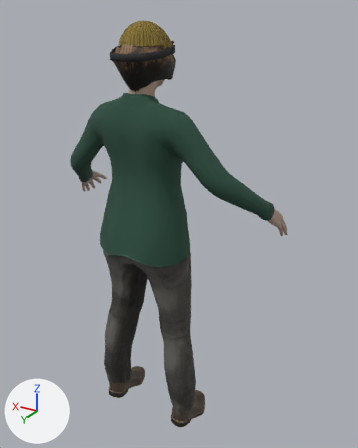
The glTF model packages/kit/people/assets/d-woods.glb as it was, and as the next commit left it.
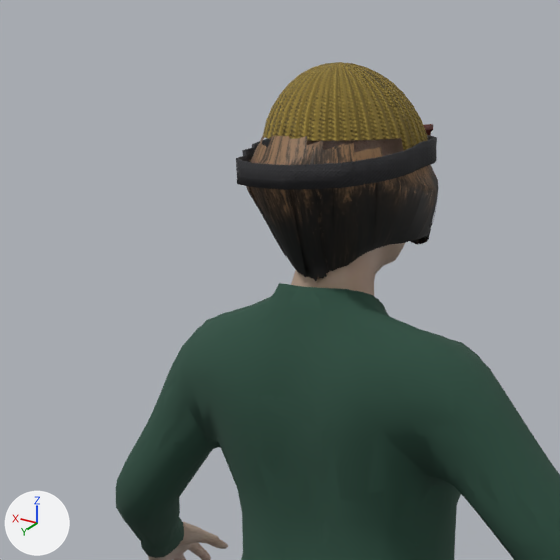
There are two pictures of each version: one whole from a camera (50 mm lens) standing at (-1.099, 1.526, 1.777) and looking at (-0.072, -0.185, 0.922), one close up on the part from 9% to 60% of the width and 0% to 41% of the height. Arrows for +X, +Y and +Z are at lower left; the lights stay in place. The first two pictures are the older version. Vertices at exactly the same position are counted once.

The first close-up shows 'LOD0.beanie', 'LOD0.body', 'LOD0.fleece', 'LOD0.hair', 'LOD0.headband', 'LOD1.beanie', 'LOD1.body', 'LOD1.fleece', 'LOD1.hair', 'LOD1.headband' and 1 more.
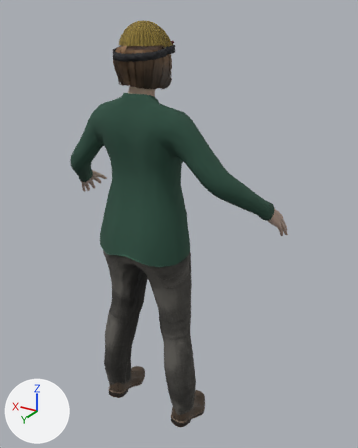
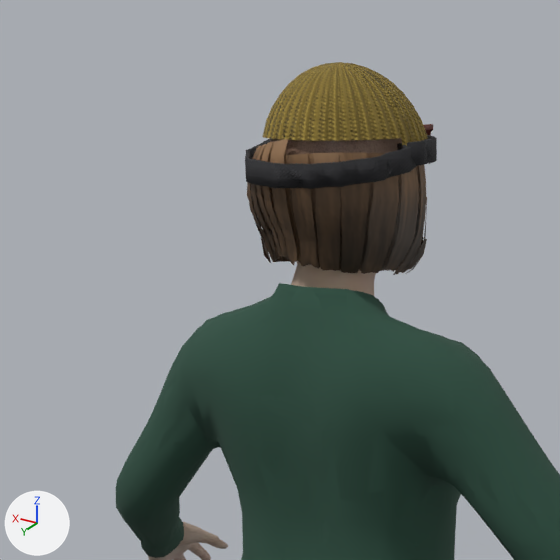
Where the change shows, as pixel boxes (x1, y1, x2, y2) in the close-ups (560 x 560 px; the box of a moved part takes in the faces that stretch with it):
'LOD0.hair', surface changed, reshaped (7% narrower, 7% shorter)
    before: (246, 136, 439, 280)
    after: (248, 139, 427, 273)
'LOD1.hair', surface changed, reshaped (7% narrower, 8% shorter)
    before: (246, 136, 439, 281)
    after: (247, 142, 427, 275)
part 1 of me_bob01, rebuilt (10% narrower, 8% shorter)
    before: (250, 136, 436, 278)
    after: (253, 142, 421, 273)
part 2 of me_bob01, rebuilt
    before: (333, 147, 359, 268)
    after: (339, 153, 369, 273)
part 3 of me_bob01, rebuilt (36% narrower, 11% shorter)
    before: (263, 136, 306, 275)
    after: (270, 139, 297, 262)
part 4 of me_bob01, rebuilt
    before: (370, 147, 401, 251)
    after: (362, 175, 399, 266)
part 5 of me_bob01, rebuilt
    before: (323, 150, 338, 271)
    after: (313, 153, 341, 257)
part 6 of me_bob01, rebuilt
    before: (296, 147, 327, 280)
    after: (291, 155, 317, 253)
part 7 of me_bob01, reshaped
    before: (246, 148, 287, 258)
    after: (248, 142, 286, 261)
part 8 of me_bob01, moved or reshaped
    before: (415, 179, 439, 240)
    after: (386, 166, 427, 272)
part 9 of me_bob01_001, rebuilt (9% narrower, 10% shorter)
    before: (249, 136, 436, 281)
    after: (251, 142, 422, 273)
part 10 of me_bob01_001, rebuilt
    before: (387, 170, 435, 244)
    after: (385, 167, 419, 271)
part 11 of me_bob01_001, rebuilt
    before: (264, 136, 306, 278)
    after: (271, 153, 297, 265)
part 12 of me_bob01_001, rebuilt
    before: (333, 143, 359, 268)
    after: (341, 183, 370, 273)
part 13 of me_bob01_001, rebuilt (9% narrower, 7% shorter)
    before: (295, 146, 326, 268)
    after: (289, 154, 317, 267)
part 14 of me_bob01_001, rebuilt (26% wider, 22% taller)
    before: (371, 149, 401, 248)
    after: (361, 153, 399, 274)
part 15 of me_bob01_001, rebuilt
    before: (323, 148, 339, 270)
    after: (315, 155, 341, 271)
part 16 of me_bob01_001, deleted (mostly hidden)
    before: (422, 178, 439, 239)
part 17 of me_bob01_001, reshaped
    before: (246, 136, 286, 256)
    after: (247, 142, 287, 263)
part 18 of me_bob01_001, moved or reshaped
    before: (426, 177, 438, 235)
    after: (393, 165, 427, 275)

The change, as a list of edits to the scene's bpy script:
```text
Change mat_hair:
    where n5 = _N.new('ShaderNodeTexImage'); n5.name = 'Image Texture'
    n5.image: img_bob01_diffuse -> img_bob02_diffuse
Change me_bob01:
    remove me_bob01.from_pydata(...)  # 2629 vertices, 4085 faces; spans x -0.114..0.101, y -0.184..0.072, z 1.501..1.67
    add me_bob01.from_pydata(...)  # 754 vertices, 900 faces; spans x -0.096..0.098, y -0.142..0.057, z 1.498..1.666
    me_bob01 part 1: the loose piece of 1613 vertices spanning x -0.114..0.097, y -0.182..0.07, z 1.502..1.67 is rebuilt with 300 vertices and now spans x -0.091..0.094, y -0.138..0.054, z 1.501..1.666
    me_bob01 part 2: the loose piece of 76 vertices spanning x -0.077..-0.032, y -0.016..0.046, z 1.519..1.662 is rebuilt with 16 vertices and now spans x -0.083..-0.035, y -0.008..0.036, z 1.514..1.653
    me_bob01 part 3: the loose piece of 57 vertices spanning x -0.01..0.025, y 0.01..0.072, z 1.504..1.669 is rebuilt with 18 vertices and now spans x -0.001..0.025, y 0.028..0.057, z 1.521..1.666
    me_bob01 part 4: the loose piece of 53 vertices spanning x -0.105..-0.055, y -0.044..0.004, z 1.536..1.657 is rebuilt with 16 vertices and now spans x -0.095..-0.053, y -0.038..0.005, z 1.51..1.652
    me_bob01 part 5: the loose piece of 38 vertices spanning x -0.056..-0.026, y 0.0..0.051, z 1.514..1.658 is rebuilt with 16 vertices and now spans x -0.062..-0.018, y 0.01..0.051, z 1.515..1.653
    me_bob01 part 6: the loose piece of 36 vertices spanning x -0.039..-0.006, y 0.008..0.069, z 1.501..1.659 is rebuilt with 16 vertices and now spans x -0.033..0.003, y 0.023..0.055, z 1.517..1.652
    me_bob01 part 7: 70 vertices removed from x 0.044..0.087, y -0.016..0.062, z 1.526..1.667; 190 vertices added at x 0.02..0.098, y -0.13..0.055, z 1.502..1.663
    me_bob01 part 8: 87 vertices removed from x -0.109..-0.074, y -0.139..-0.085, z 1.545..1.639; 92 vertices added at x -0.096..-0.043, y -0.142..-0.037, z 1.498..1.647
    other edits to the shape of me_bob01 do not show in these pictures
Change me_bob01_001:
    remove me_bob01_001.from_pydata(...)  # 1284 vertices, 1650 faces; spans x -0.114..0.101, y -0.184..0.072, z 1.501..1.67
    add me_bob01_001.from_pydata(...)  # 384 vertices, 360 faces; spans x -0.097..0.098, y -0.142..0.058, z 1.498..1.666
    me_bob01_001 part 9: the loose piece of 525 vertices spanning x -0.113..0.097, y -0.182..0.07, z 1.502..1.67 is rebuilt with 101 vertices and now spans x -0.09..0.093, y -0.137..0.054, z 1.502..1.666
    me_bob01_001 part 10: the loose piece of 55 vertices spanning x -0.114..-0.062, y -0.094..-0.024, z 1.541..1.649 is rebuilt with 9 vertices and now spans x -0.097..-0.06, y -0.085..-0.037, z 1.507..1.647
    me_bob01_001 part 11: the loose piece of 41 vertices spanning x -0.01..0.025, y 0.01..0.072, z 1.504..1.669 is rebuilt with 10 vertices and now spans x -0.001..0.025, y 0.028..0.058, z 1.521..1.666
    me_bob01_001 part 12: the loose piece of 37 vertices spanning x -0.077..-0.032, y -0.016..0.046, z 1.519..1.662 is rebuilt with 14 vertices and now spans x -0.083..-0.035, y -0.008..0.036, z 1.514..1.653
    me_bob01_001 part 13: the loose piece of 33 vertices spanning x -0.039..-0.006, y 0.008..0.069, z 1.501..1.659 is rebuilt with 9 vertices and now spans x -0.033..0.003, y 0.023..0.056, z 1.517..1.652
    me_bob01_001 part 14: the loose piece of 27 vertices spanning x -0.105..-0.055, y -0.044..0.004, z 1.536..1.657 is rebuilt with 10 vertices and now spans x -0.096..-0.053, y -0.038..0.005, z 1.51..1.652
    me_bob01_001 part 15: the loose piece of 22 vertices spanning x -0.056..-0.026, y 0.001..0.051, z 1.514..1.658 is rebuilt with 12 vertices and now spans x -0.062..-0.018, y 0.01..0.051, z 1.515..1.653
    me_bob01_001 part 16: 14 loose pieces with 299 vertices, spanning x -0.108..0.082, y -0.184..-0.082, z 1.53..1.641, are deleted
    me_bob01_001 part 17: 47 vertices removed from x 0.044..0.087, y -0.016..0.062, z 1.526..1.667; 119 vertices added at x 0.02..0.098, y -0.13..0.056, z 1.502..1.663
    me_bob01_001 part 18: 78 vertices removed from x -0.093..-0.05, y -0.166..-0.109, z 1.542..1.632; 57 vertices added at x -0.092..-0.043, y -0.142..-0.068, z 1.498..1.64
    other edits to the shape of me_bob01_001 do not show in these pictures
```
